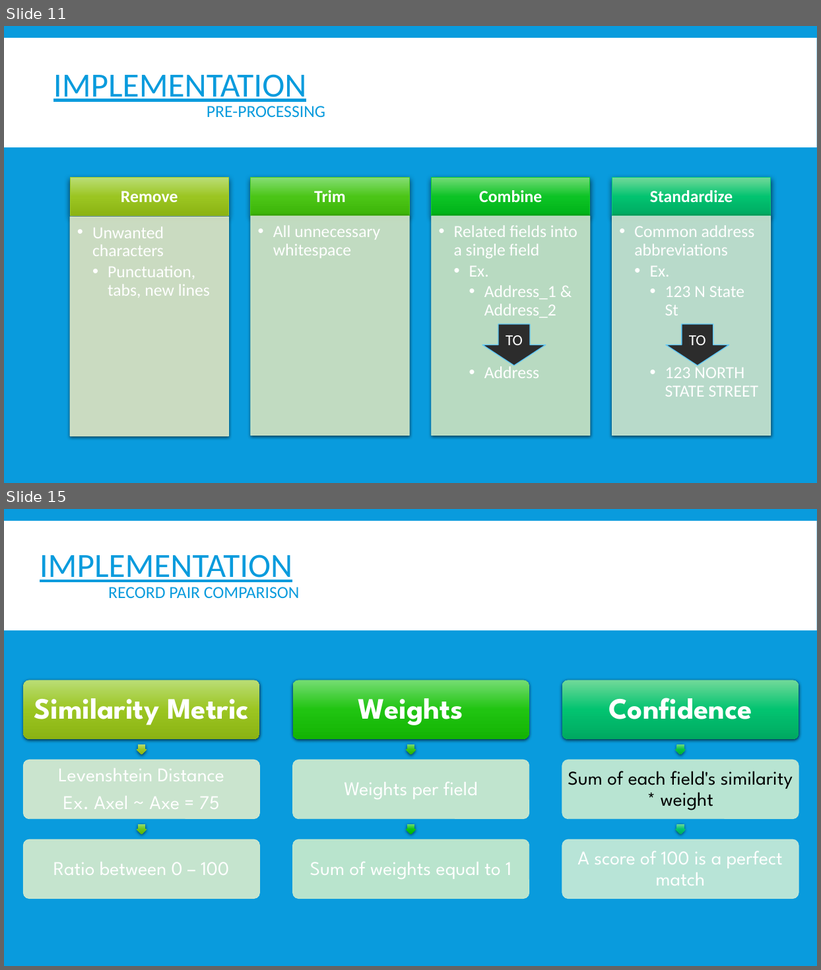
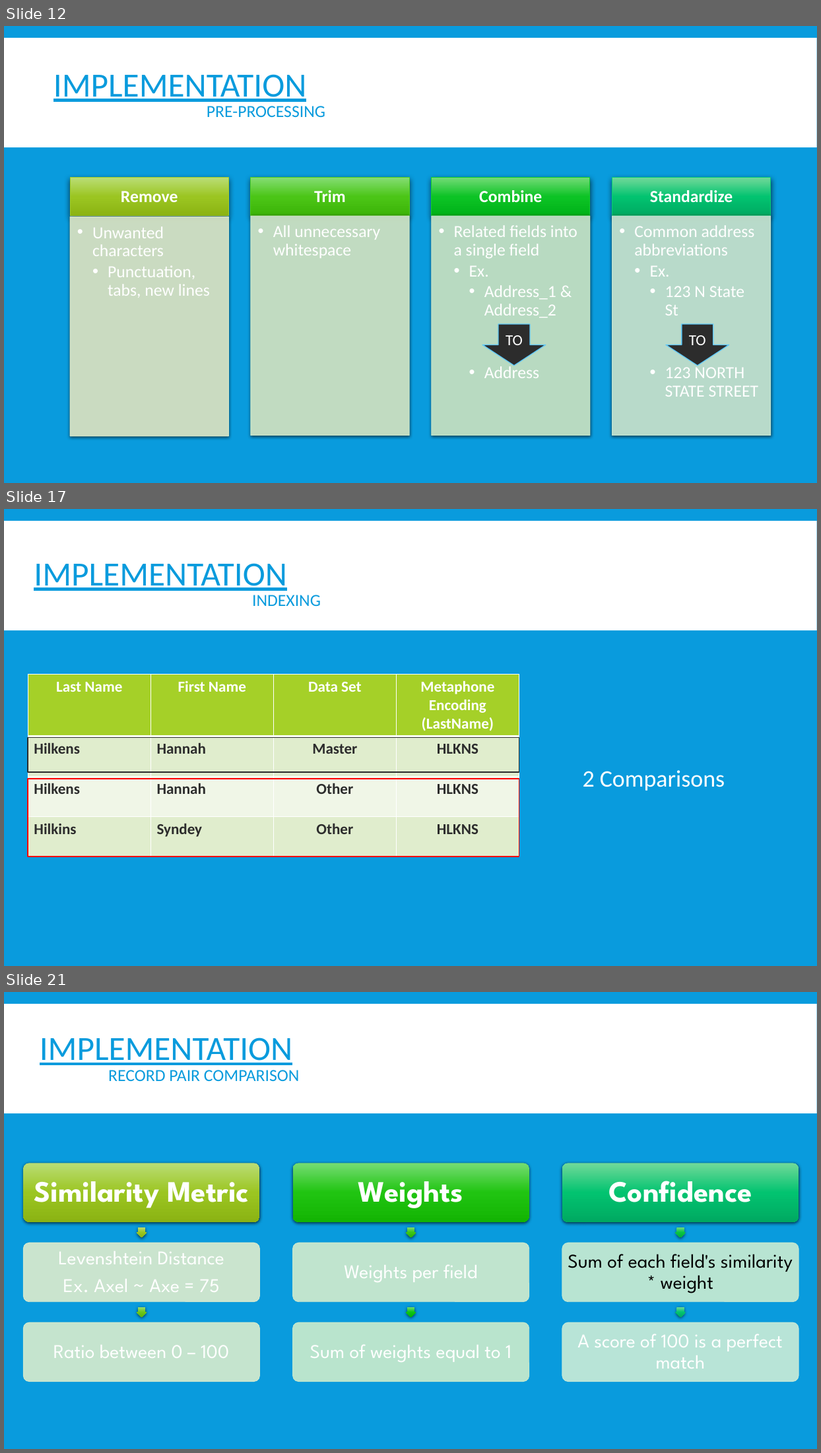
Before and after one commit to OryGregS/SeniorProject, a slide deck: docs/other/FuzzyRecordLinkage.pptx. Shown one above the other, each under a label of ours: slides 11 and 15 before the commit, slides 12, 17 and 21 after it; the slides between them are not shown. The pictures are 821x970 and 821x1453 pixels, drawn with LibreOffice and Linux fonts; fonts in the diff are those of the drawing. Boxes give left, top, right and bottom in pixels: in the first picture for what was removed or moved away, otherwise in the second. Text is boxed around its words. In the diff, an @@ line names an element or a change of style, - is before the commit and + after.

```diff
--- a/docs/other/FuzzyRecordLinkage.pptx
+++ b/docs/other/FuzzyRecordLinkage.pptx
@@ slide 17 added at (x1=4, y1=509, x2=817, y2=966), background #099BDD; not listed: 1 template element that a slide beside it also shows @@
@@ text added at (x1=34, y1=563, x2=321, y2=606), 40 pt, text #099BDD, underline @@
+IMPLEMENTATION
+INDEXING
@@ table added at (x1=28, y1=674, x2=518, y2=857), 4 rows, 4 columns @@
+Last Name | First Name | Data Set | Metaphone Encoding / (LastName)
+Hilkens | Hannah | Master | HLKNS
+Hilkens | Hannah | Other | HLKNS
+Hilkins | Syndey | Other | HLKNS
@@ rectangle added at (x1=28, y1=738, x2=519, y2=772), outline #2C2C2C 1.5 pt @@
@@ rectangle added at (x1=28, y1=779, x2=519, y2=857), outline #FF0000 1.5 pt @@
@@ text added at (x1=583, y1=770, x2=725, y2=791), 28 pt, text #FFFFFF @@
+2 Comparisons
@@ what was slide 11 is now slide 12 @@
@@ what was slide 15 is now slide 21 @@
```
Also in this commit, not shown: 8 slides changed, 4 other slides added, 3 slides removed, 2 other files.
